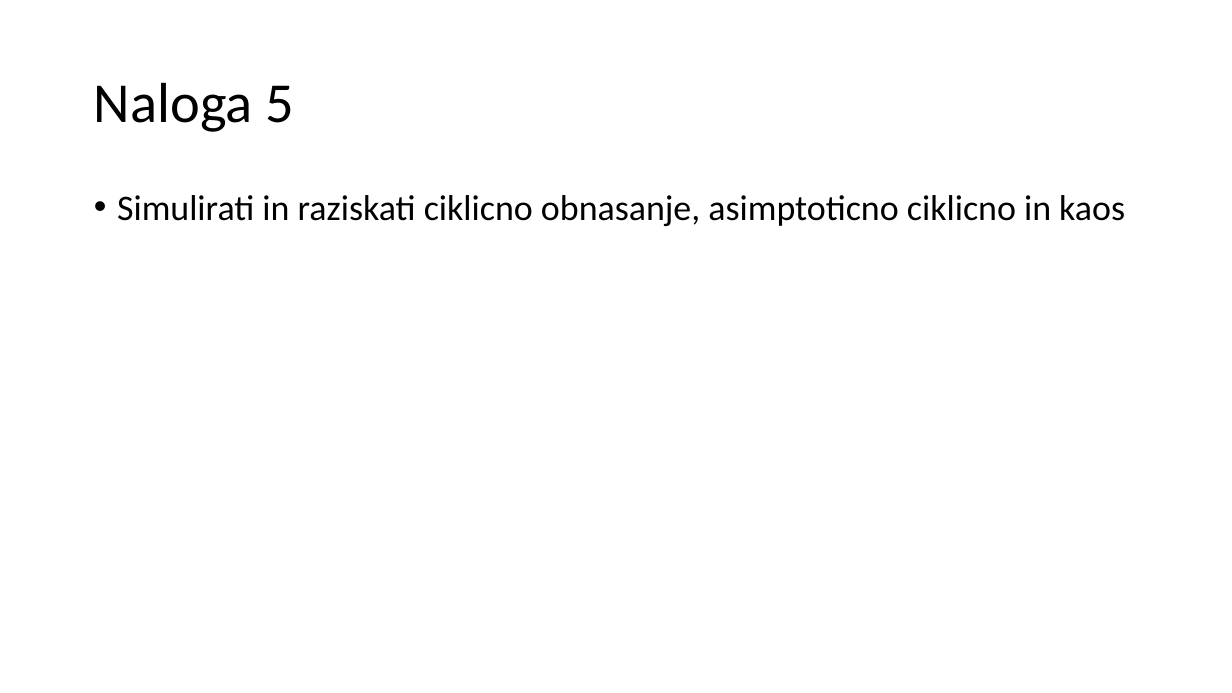
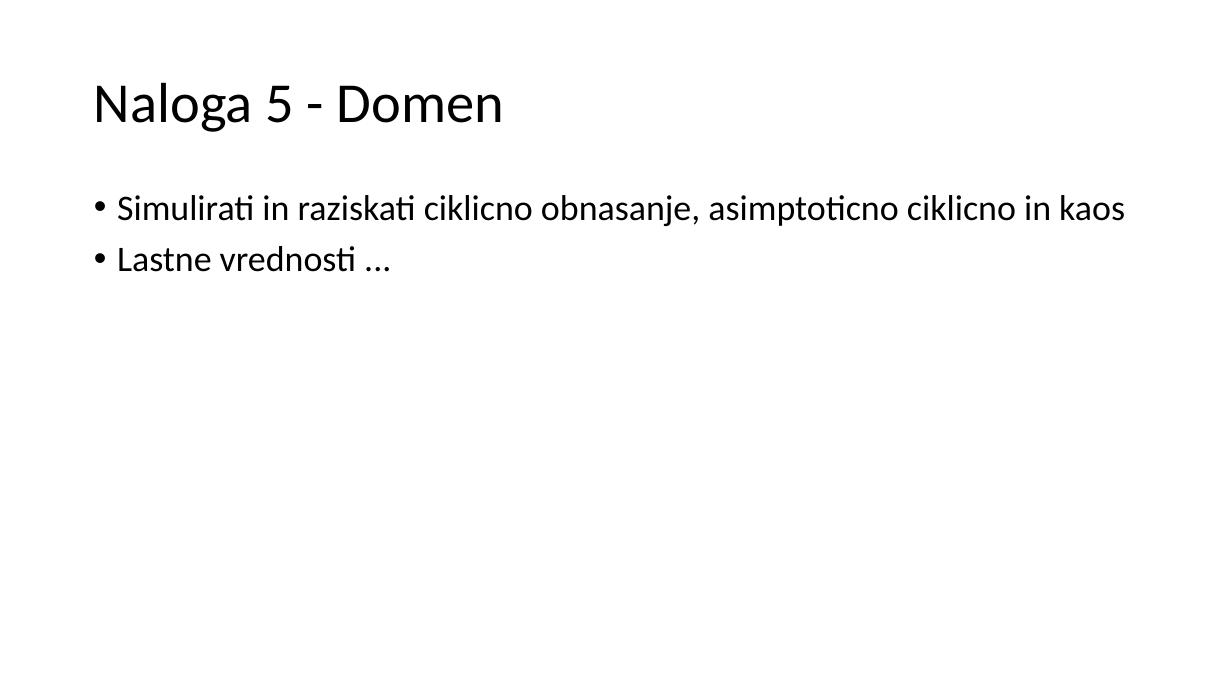
Before and after one commit to DomenMohorcic/Population-dynamics-in-the-food-chain, a slide deck: slide 9 of docs/predstavitev_text.pptx. Drawn at 1232x693 pixels with LibreOffice and Linux fonts; fonts in the diff are those of the drawing. Boxes give left, top, right and bottom in pixels: in the first picture for what was removed or moved away, otherwise in the second. Text is boxed around its words. In the diff, an @@ line names an element or a change of style, - is before the commit and + after.

Commit message:
presentation

```diff
--- a/docs/predstavitev_text.pptx
+++ b/docs/predstavitev_text.pptx
@@ title at box(94, 82, 504, 132): text changed @@
-Naloga 5
+Naloga 5 - Domen
@@ text at box(117, 246, 356, 272): paragraph added @@
+• Lastne vrednosti ...
```
Also in this commit, not shown: 11 other slides changed, 1 other file.
